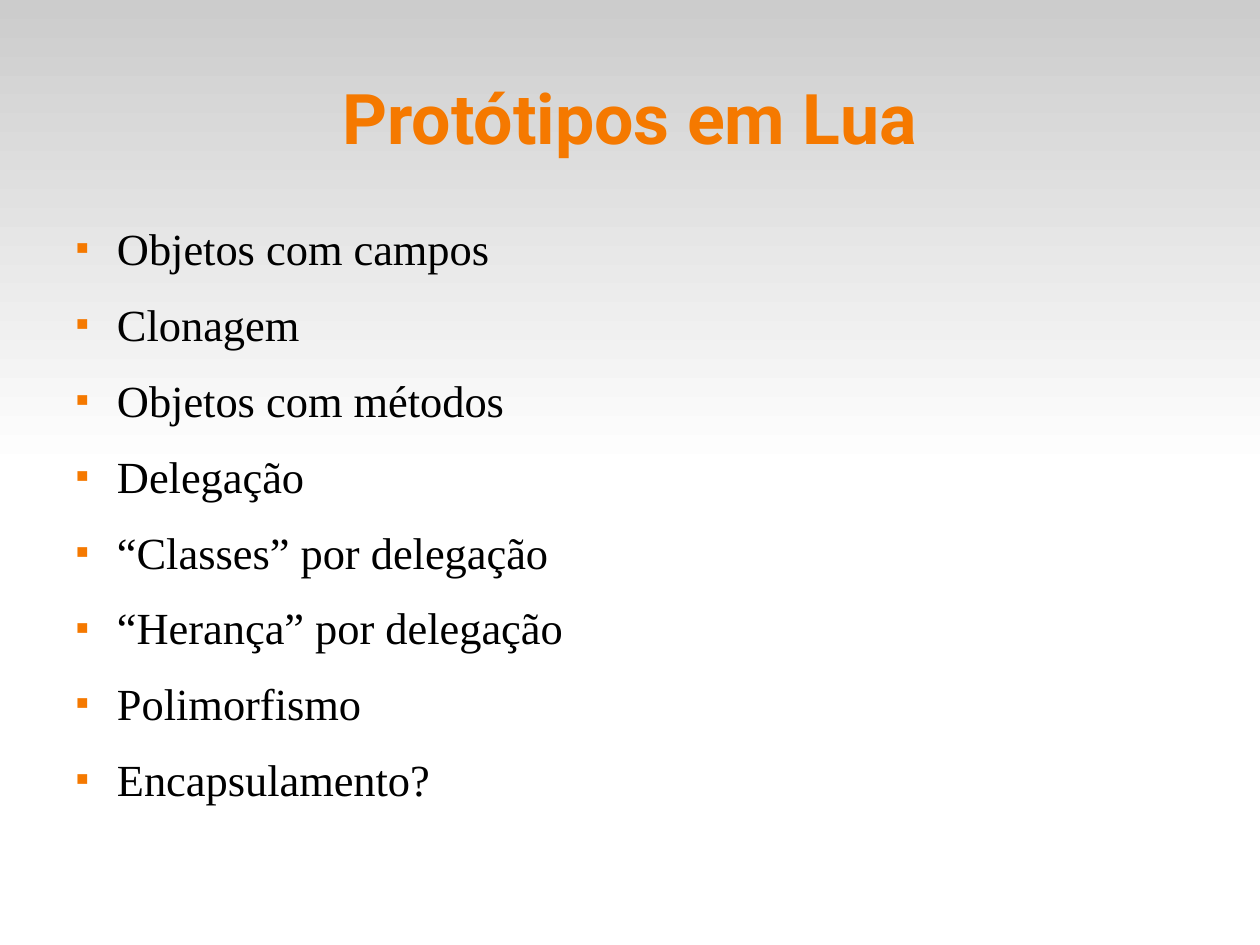
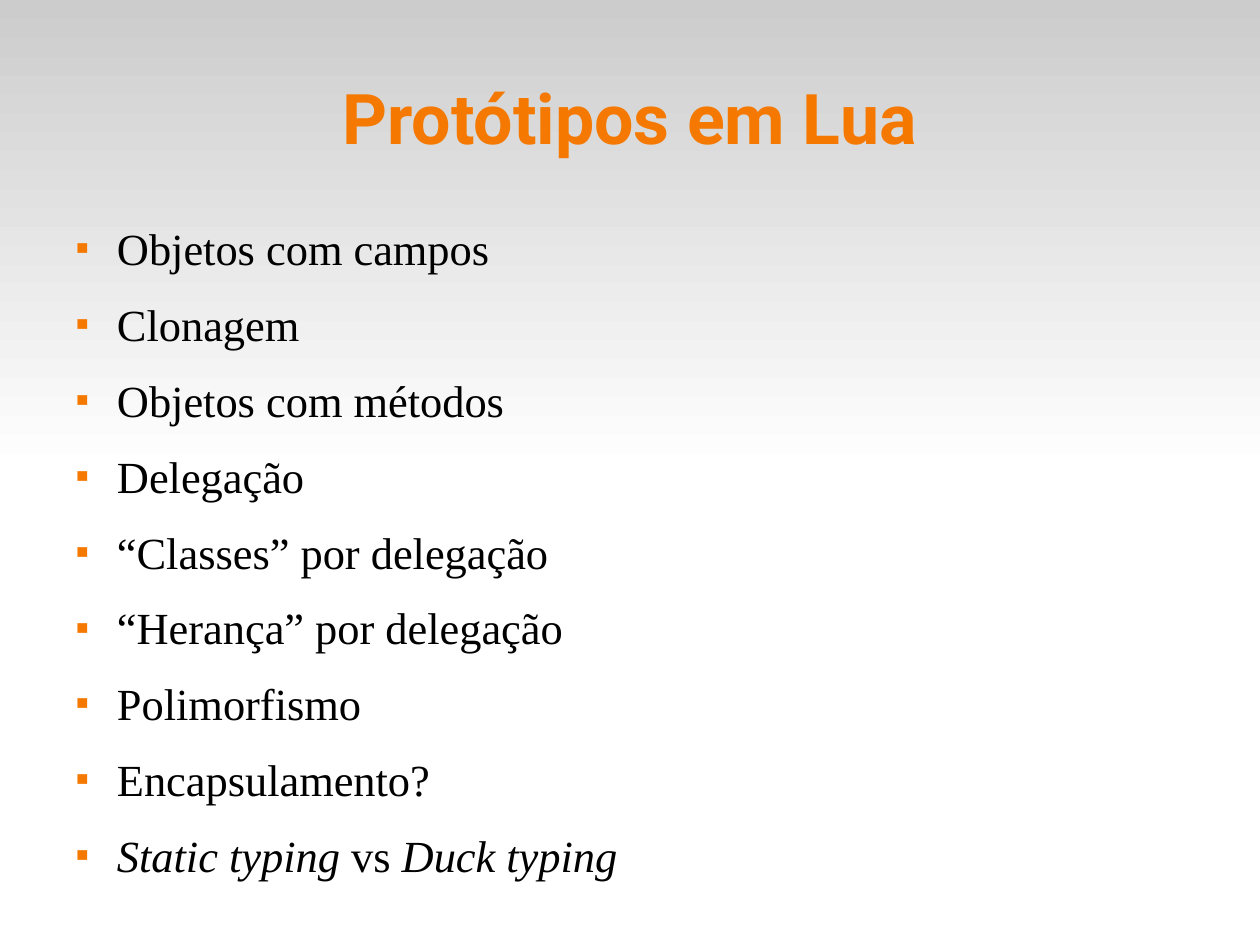
Before and after one commit to fsantanna-uerj/EDL, a slide deck: slide 28 of slides/edl-09-oo.odp (slide 29 before the commit). Drawn at 1260x945 pixels with LibreOffice and Linux fonts; fonts in the diff are those of the drawing. Boxes give left, top, right and bottom in pixels: in the first picture for what was removed or moved away, otherwise in the second. Text is boxed around its words. In the diff, an @@ line names an element or a change of style, - is before the commit and + after.

```diff
--- a/slides/edl-09-oo.odp
+++ b/slides/edl-09-oo.odp
@@ text at (x1=117, y1=841, x2=617, y2=881): paragraph added @@
+■ Static typing vs Duck typing
```
Also in this commit, not shown: 3 other slides changed, 1 slide removed, 2 other files.
